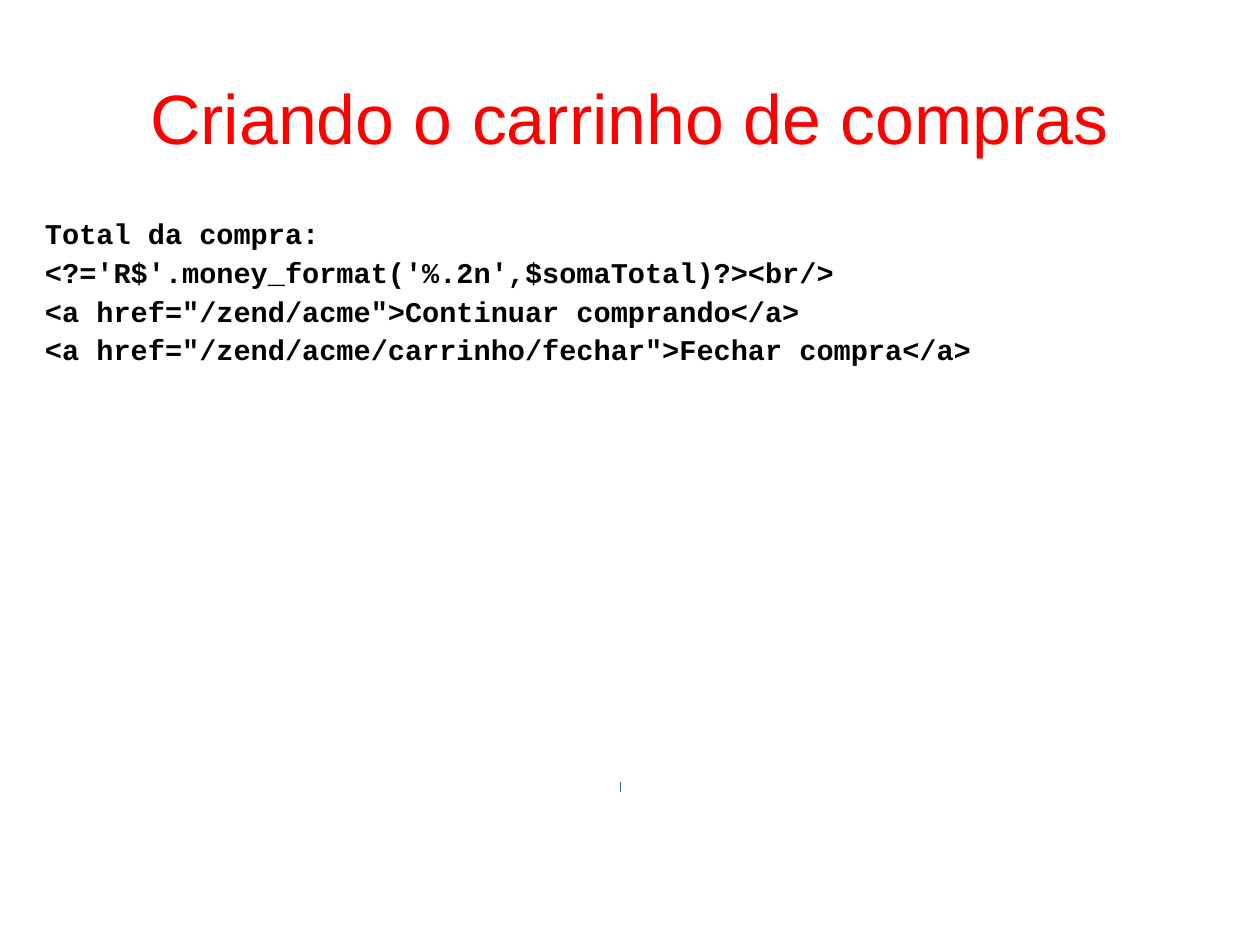
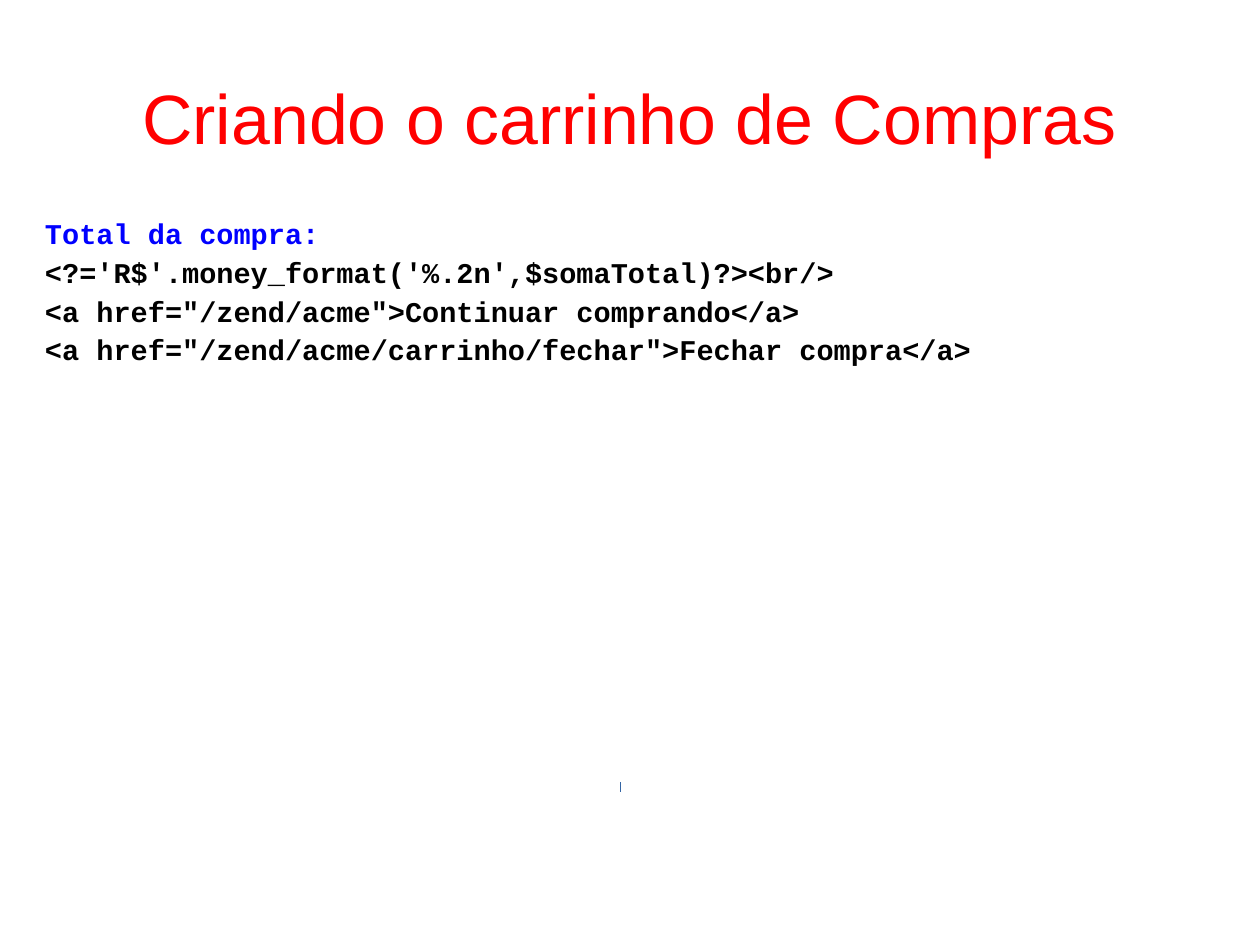
Before and after one commit to fgsl/lojasacme, a slide deck: slide 73 of docs/tutorial.odp (slide 74 before the commit). Drawn at 1260x945 pixels with LibreOffice and Linux fonts; fonts in the diff are those of the drawing. Boxes give left, top, right and bottom in pixels: in the first picture for what was removed or moved away, otherwise in the second. Text is boxed around its words. In the diff, an @@ line names an element or a change of style, - is before the commit and + after.

```diff
--- a/docs/tutorial.odp
+++ b/docs/tutorial.odp
@@ title at (142,93,1116,157): text changed @@
-Criando o carrinho de compras
+Criando o carrinho de Compras
@@ text at (45,224,319,250): text colour #000000 to #0000FF in "Total da compra:" @@
```
Also in this commit, not shown: 21 other slides changed, 22 slides added, 1 slide removed, 1 other file.
